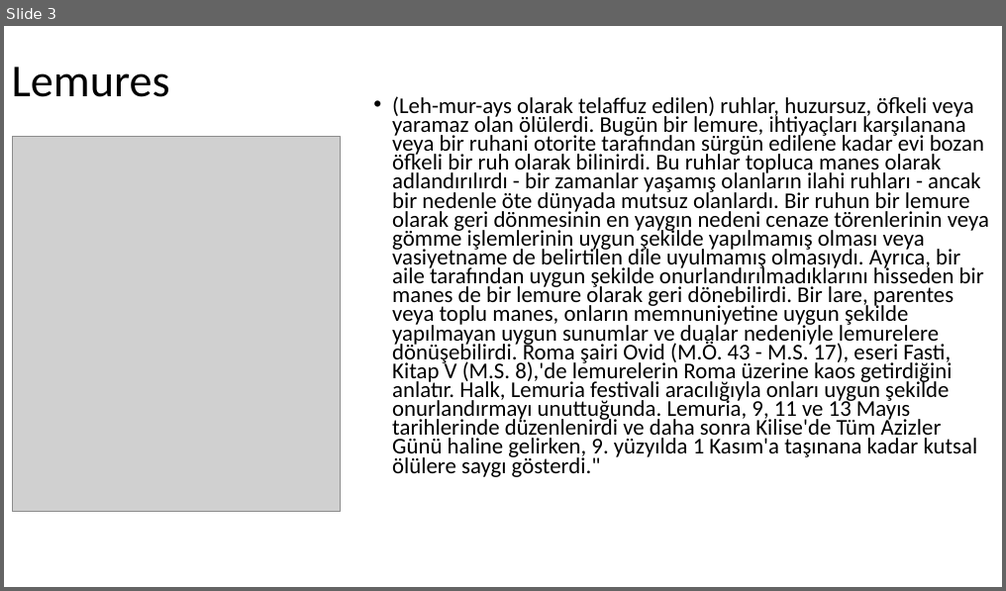
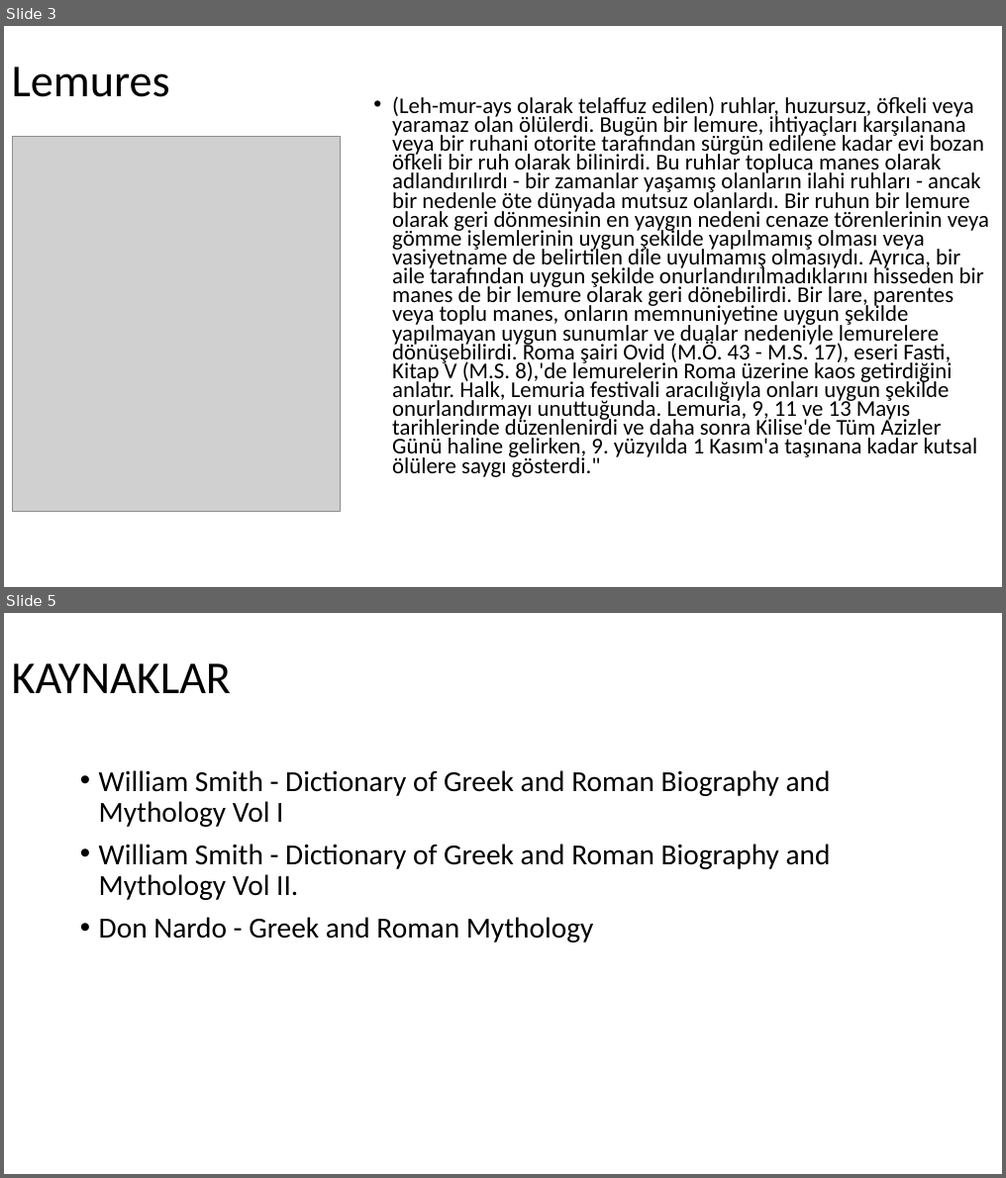
Before and after one commit to HasanTalhaT/hasantalhat.github.io, a slide deck: hasan.pptx. Shown one above the other, each under a label of ours: slide 3 before the commit, slides 3 and 5 after it; the slides between them are not shown. The pictures are 1006x591 and 1006x1178 pixels, drawn with LibreOffice and Linux fonts; fonts in the diff are those of the drawing; grey boxes stand for pictures. Boxes give left, top, right and bottom in pixels: in the first picture for what was removed or moved away, otherwise in the second. Text is boxed around its words. In the diff, an @@ line names an element or a change of style, - is before the commit and + after.

```diff
--- a/hasan.pptx
+++ b/hasan.pptx
@@ slide 5 added at [4, 613, 1002, 1174], background #FFFFFF @@
@@ title added at [12, 663, 231, 693], 44 pt, text #000000 @@
+KAYNAKLAR
@@ text added at [99, 770, 831, 943], 28 pt, text #000000 @@
+• William Smith - Dictionary of Greek and Roman Biography and Mythology Vol I
+• William Smith - Dictionary of Greek and Roman Biography and Mythology Vol II.
+• Don Nardo - Greek and Roman Mythology
```
Also in this commit, not shown: 2 slides changed.
